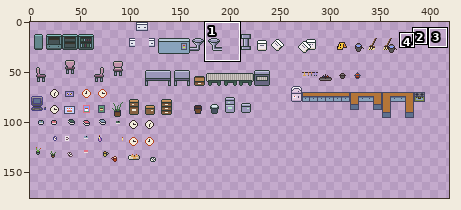
Edited in one commit: sprite sheet (Assets/Resources/Art/Tiles/Factory/Decorations/Factory Decorations.png). Above, an overview of the earlier version with the close-up marked.
Close-up. Before the commit:
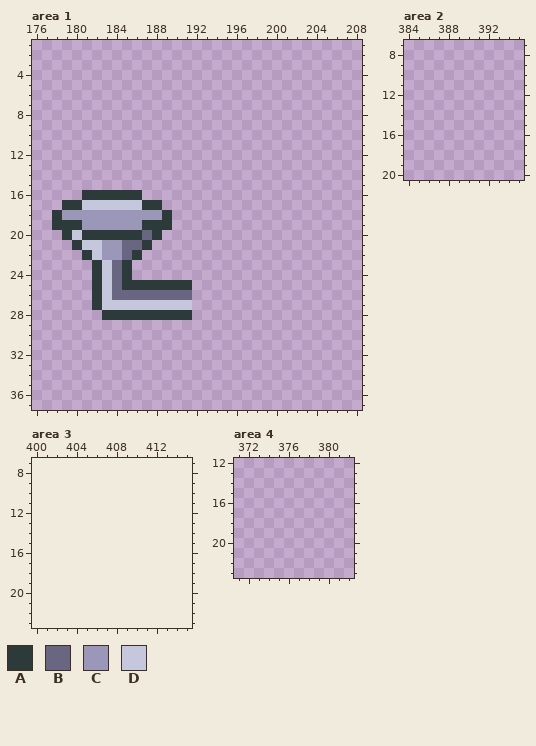
The file is 400x144 pixels. Colours within 5 levels of each other are drawn and written as one. Shown: area 1: x 176..208, y 1..37; area 2: x 384..395, y 7..20; area 3: x 400..415, y 7..23; area 4: x 371..382, y 12..23. The old version is drawn lined up with the new one, on the new canvas. The wide view leaves out empty margins. The commit also changed other parts of the picture, which this record leaves out.
Palette (. is transparent): A #2c3b39  B #696682  C #9a97b9  D #c5c7dd
Pixels before, area 1, first column x 178:
16 ...AAAAAA.....
17 .AADDDDDDAA...
18 ACCCCCCCCCCA..
19 AAACCCCCCAAA..
20 .ADAAAAAABA...
21 ..ADDCCBBA....
22 ...ADCCBA.....
23 ....ADBA......
24 ....ADBA......
25 ....ADBAAAAAAA
26 ....ADBBBBBBBB
27 ....ADDDDDDDDD
28 .....AAAAAAAAA
And afterwards:
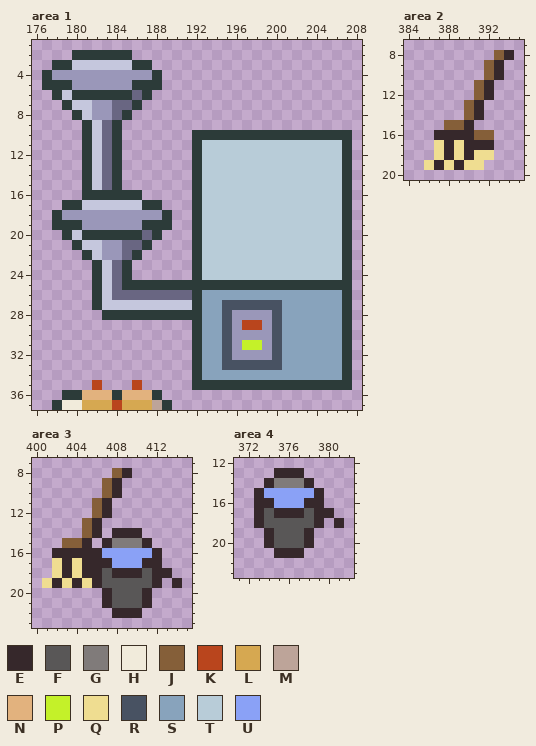
Colours new in this view: E #36282b  F #595757  G #807b7a  H #f1ebdb  J #855f39  K #b9451d  L #d6a851  M #bda499  N #e2b27e  P #c4f129  Q #efdd91  R #485262  S #88a3bc  T #b8ccd8  U #8aa1f6
Diff:
canvas 400x144 -> 515x294
Changed rows in their new state; - is an unchanged pixel.
Area 1:
first column x 177:
 2 ---AAAAAA----------------------
 3 -AADDDDDDAA--------------------
 4 ACCCCCCCCCCA-------------------
 5 AAACCCCCCAAA-------------------
 6 -ADAAAAAABA--------------------
 7 --ADDCCBBA---------------------
 8 ---ADCCBA----------------------
 9 ----ADBA-----------------------
10 ----ADBA-------AAAAAAAAAAAAAAAA
11 ----ADBA-------ATTTTTTTTTTTTTTA
12 ----ADBA-------ATTTTTTTTTTTTTTA
13 ----ADBA-------ATTTTTTTTTTTTTTA
14 ----ADBA-------ATTTTTTTTTTTTTTA
15 ----ADBA-------ATTTTTTTTTTTTTTA
16 ---------------ATTTTTTTTTTTTTTA
17 ---------------ATTTTTTTTTTTTTTA
18 ---------------ATTTTTTTTTTTTTTA
19 ---------------ATTTTTTTTTTTTTTA
20 ---------------ATTTTTTTTTTTTTTA
21 ---------------ATTTTTTTTTTTTTTA
22 ---------------ATTTTTTTTTTTTTTA
23 ---------------ATTTTTTTTTTTTTTA
24 ---------------ATTTTTTTTTTTTTTA
25 ---------------AAAAAAAAAAAAAAAA
26 ---------------ASSSSSSSSSSSSSSA
27 ---------------ASSRRRRRRSSSSSSA
28 ---------------ASSRCCCCRSSSSSSA
29 ---------------ASSRCKKCRSSSSSSA
30 ---------------ASSRCCCCRSSSSSSA
31 ---------------ASSRCPPCRSSSSSSA
32 ---------------ASSRCCCCRSSSSSSA
33 ---------------ASSRRRRRRSSSSSSA
34 ---------------ASSSSSSSSSSSSSSA
35 -----K---K-----AAAAAAAAAAAAAAAA
36 --AANNNANNNA-------------------
37 -AHHLLLKLLLMA------------------
Area 2:
first column x 386:
 8 -------JE
 9 ------JE-
10 ------JE-
11 -----JE--
12 -----JE--
13 ----JE---
14 ----JE---
15 --JJE----
16 -EEEEJJ--
17 -QEQEEE--
18 -QEQEQQ--
19 QEQEQQ---
Area 3:
first column x 401:
 8 -------JE-----
 9 ------JE------
10 ------JE------
11 -----JE-------
12 -----JE-------
13 ----JE--------
14 ----JE-EEE----
15 --JJE-EGGGE---
16 -EEEEEUUUUUE--
17 -QEQEEEUUUEE--
18 -QEQEEFEEEFEE-
19 QEQEQEFFFFFE-E
20 ------EFFFE---
21 ------EFFFE---
22 -------EEE----
Area 4:
first column x 373:
13 --EEE----
14 -EGGGE---
15 EUUUUUE--
16 EEUUUEE--
17 EFEEEFEE-
18 EFFFFFE-E
19 -EFFFE---
20 -EFFFE---
21 --EEE----
Boxes around the changes in both close-ups, in picture pixels (x1, y1, x2, y2):
added: (42, 50, 352, 410)
added: (424, 50, 514, 170)
added: (42, 468, 182, 618)
added: (254, 468, 344, 558)
